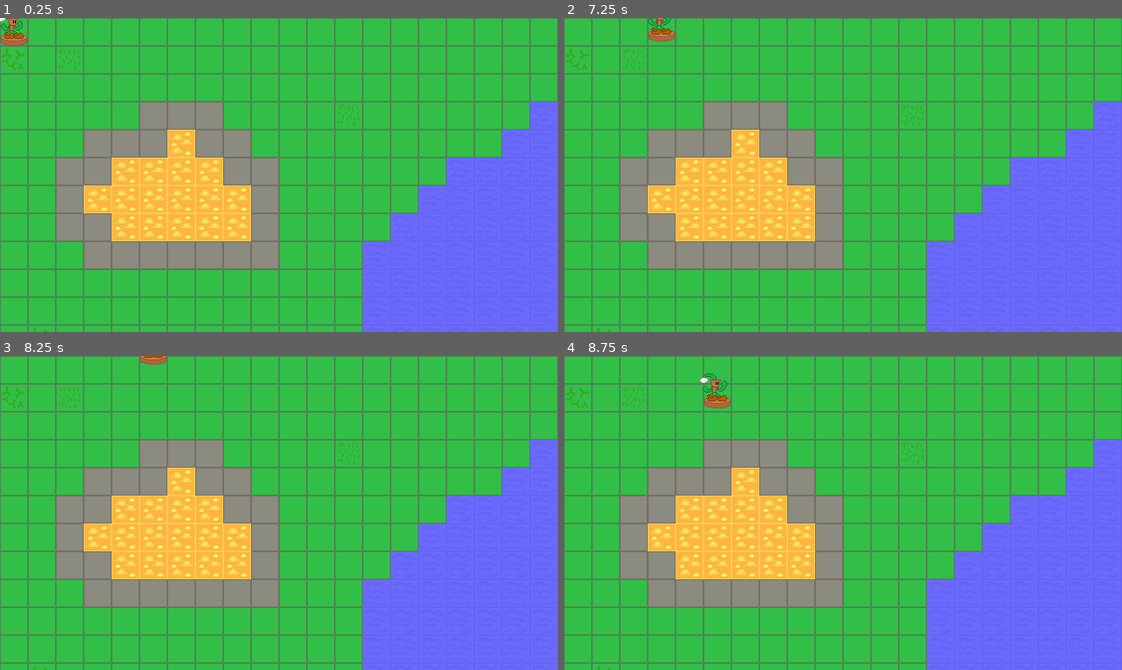
Above: before the commit, frames 1-4 (two rows, left to right).
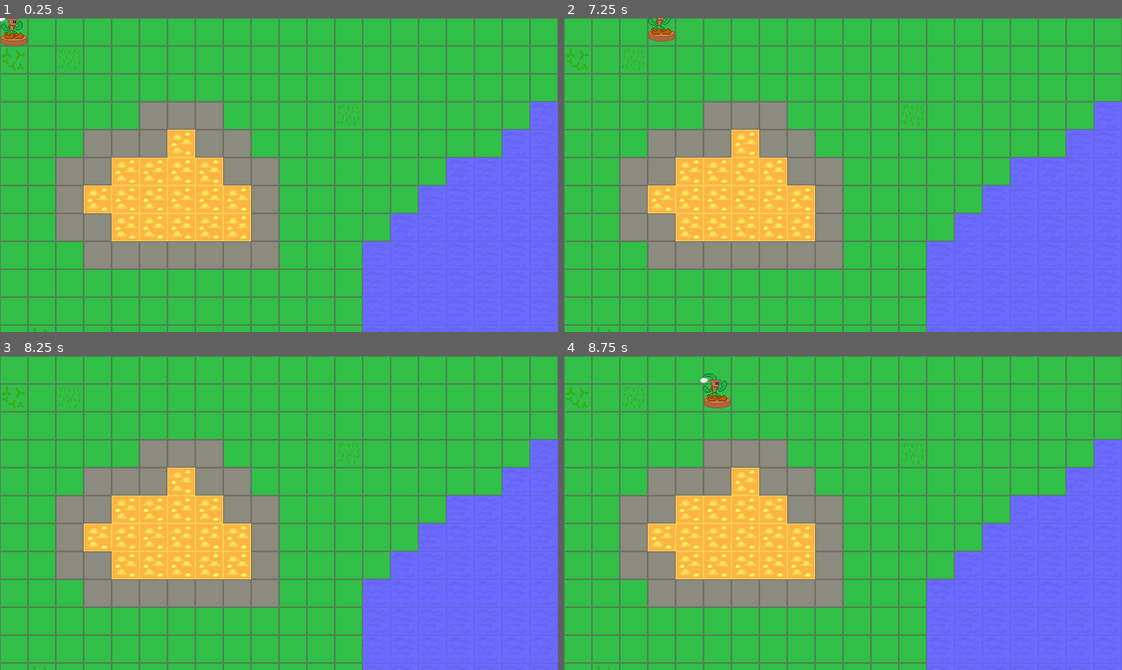
Above: after the commit, the same moments.

Repository: Gaster-C-Rex/Potops-Through-Realms-and-Rubble
Game: Godot game, scene res://scenes/game.tscn
The game is run twice, just before and just after one commit, with the same random seed, the same clock (stepped at 60 frames per second) and the same inputs.
Inputs (mouse positions are in pixels of both pictures, inside the frame that each line leads up to):
- Up to frame 1 (0.25 s): no input
- Up to frame 2 (7.25 s): move the mouse to (575, 30) at 0.52 s; hold D (move_right) 0.53-1.28 s; click (575, 30) at 0.67 s; move the mouse to (731, 190) at 1.27 s; hold S (move_down) 1.28-2.03 s; move the mouse to (898, 105) at 2.02 s; hold D (move_right) 2.03-2.78 s; move the mouse to (815, 237) at 2.77 s; hold W (move_up) 2.78-3.53 s; click (815, 237) at 2.92 s; move the mouse to (1010, 222) at 3.52 s; hold A (move_left) 3.53-5.03 s; move the mouse to (675, 127) at 4.27 s; move the mouse to (870, 175) at 5.02 s; hold S (move_down) 5.03-5.78 s; click (870, 175) at 5.17 s; move the mouse to (759, 96) at 5.77 s; hold D (move_right) 5.78-6.53 s; move the mouse to (965, 159) at 6.52 s; hold W (move_up) from 6.53 s (still down)
- Up to frame 3 (8.25 s): move the mouse to (167, 528) at 7.27 s; release W (move_up) at 7.28 s; hold D (move_right) 7.28-8.03 s; click (167, 528) at 7.42 s; tap Enter at 8 s; move the mouse to (334, 443) at 8.02 s; hold S (move_down) from 8.03 s (still down)
- Up to frame 4 (8.75 s): keep holding S (move_down)

Frames 1-2 are identical in both runs. In frame 3, 0.1% of the frame differs, in the area x 25-30%, y 0-3%; in frame 4, nothing differs.

Commit message:
Level maps are now loaded dynamically

Diff:
--- a/globals.gd
+++ b/globals.gd
@@ -1,6 +1,7 @@
 extends Node
 
-var in_combat = false
+var in_combat:bool = false
+var active_map:TileMapLayer = null
 
 var items = []
 var potops = []
--- a/project.godot
+++ b/project.godot
@@ -23,6 +23,7 @@
 [autoload]
 
 Globals="*uid://fma0y3anlr5u"
+SignalBus="*uid://dbyuxn3alwlb6"
 
 [display]
 
--- a/scenes/camera_controller.gd
+++ b/scenes/camera_controller.gd
@@ -4,18 +4,7 @@
 
 extends Camera2D
 
-@onready var map:TileMapLayer = %World
-
-const TILE_SIZE:int = 32
-
-func _ready() -> void:
-	apply_limits(calculate_map_rect(map))
-
-## Calculates the given map's bounding rect in global coordinates
-func calculate_map_rect(map:TileMapLayer) -> Rect2:
-	var tile_size_rect:Rect2 = map.get_used_rect()
-	tile_size_rect.size *= TILE_SIZE
-	return tile_size_rect
+@onready var map:TileMapLayer = Globals.active_map
 
 ## Sets the camera's limit variables to the given rectangle
 func apply_limits(limiting_rect: Rect2) -> void:
--- /dev/null
+++ b/scenes/game.gd
@@ -0,0 +1,22 @@
+## Defines game initialization and main loop. Y Sort is enabled on this node so
+## children added more recently will be displayed over children added earlier.
+
+extends Node2D
+
+@export var test_map = load("res://assets/levels/test_map.tmx")
+
+const TILE_SIZE:int = 32
+
+func _ready() -> void:
+	var map:TileMapLayer = test_map.instantiate()
+	add_child(map)
+	Globals.active_map = map
+	if !map.is_node_ready():
+		await map.ready
+	%Camera2D.apply_limits(calculate_map_rect(map))
+
+## Calculates the given map's bounding rect in global coordinates
+func calculate_map_rect(map:TileMapLayer) -> Rect2:
+	var tile_size_rect:Rect2 = map.get_used_rect()
+	tile_size_rect.size *= TILE_SIZE
+	return tile_size_rect
--- a/scenes/game.tscn
+++ b/scenes/game.tscn
@@ -2,10 +2,12 @@
 
 [ext_resource type="PackedScene" uid="uid://duaeg2ihgdyie" path="res://scenes/ui.tscn" id="1_555u1"]
 [ext_resource type="PackedScene" uid="uid://b1queastcser2" path="res://scenes/Potop.tscn" id="1_iga8g"]
-[ext_resource type="PackedScene" uid="uid://d4lt0y3wgf233" path="res://assets/levels/test_map.tmx" id="2_lnu2h"]
+[ext_resource type="Script" uid="uid://bcknmol43ump1" path="res://scenes/game.gd" id="1_lbhrr"]
 [ext_resource type="Script" uid="uid://dccfxbvx8jyqf" path="res://scenes/camera_controller.gd" id="4_lbhrr"]
 
 [node name="Game" type="Node2D" unique_id=798327649]
+y_sort_enabled = true
+script = ExtResource("1_lbhrr")
 
 [node name="Background-Outsides" type="ColorRect" parent="." unique_id=1088009413]
 visible = false
@@ -18,12 +20,10 @@
 [node name="UI" parent="." unique_id=1180304649 instance=ExtResource("1_555u1")]
 visible = false
 
-[node name="World" parent="." unique_id=1632838553 instance=ExtResource("2_lnu2h")]
-unique_name_in_owner = true
-
 [node name="Potop" parent="." unique_id=273897724 instance=ExtResource("1_iga8g")]
 position = Vector2(16, 16)
 
 [node name="Camera2D" type="Camera2D" parent="Potop" unique_id=751529150]
+unique_name_in_owner = true
 position_smoothing_enabled = true
 script = ExtResource("4_lbhrr")
--- /dev/null
+++ b/signal_bus.gd
@@ -0,0 +1 @@
+extends Node
Not shown, added: scenes/game.gd.uid
Not shown, added: signal_bus.gd.uid
